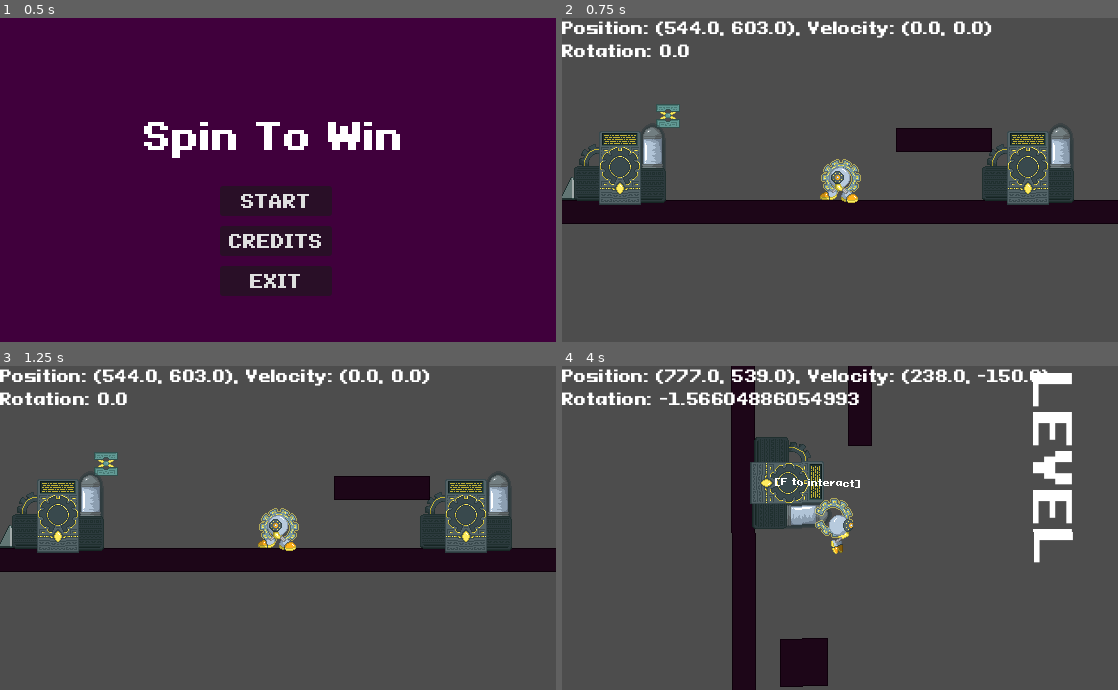
Above: before the commit, frames 1-4 (two rows, left to right).
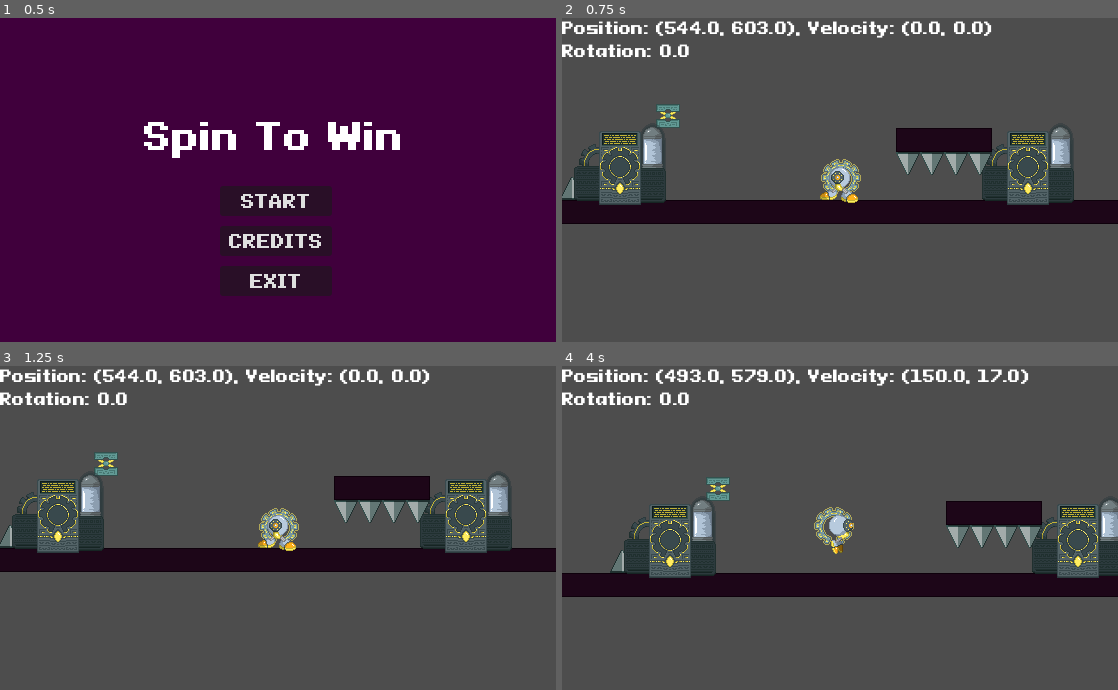
Above: after the commit, the same moments.

Repository: jakecolon3/cogwork
Game: Godot game, scene res://scenes/main.tscn
The game is run twice, just before and just after one commit, with the same random seed, the same clock (stepped at 60 frames per second) and the same inputs.
Inputs:
- Up to frame 1 (0.5 s): no input
- Up to frame 2 (0.75 s): click "START" at 0.5 s
- Up to frame 3 (1.25 s): no input
- Up to frame 4 (4 s): tap Enter at 1.25 s; hold Right (move_right) 1.28-2.78 s; tap X (interact) every 0.75 s from 1.35 to 3.6 s; tap Space (jump) at 1.52, 2.27, 3.77 s; hold Left (move_left) 2.78-3.53 s; hold Right (move_right) from 3.53 s (still down)

Frame 1 is identical in both runs. In frame 2, 0.7% of the frame differs, in the area x 60-78%, y 41-49%; in frame 3, 0.7%; in frame 4, 26%, in the area x 0-100%, y 0-100%.

Commit message:
fixed dying while attached

Diff:
--- a/scenes/test_level.tscn
+++ b/scenes/test_level.tscn
@@ -11,9 +11,9 @@
 
 [sub_resource type="Curve2D" id="Curve2D_tmr53"]
 _data = {
-"points": PackedVector2Array(0, 0, 0, 0, 0, 0, 0, 0, 0, 0, 0, -48, 0, 0, 0, 0, 48, -72, 0, 0, 0, 0, -48, -96, 0, 0, 0, 0, 0, 0)
+"points": PackedVector2Array(0, 0, 0, 0, 0, 0, 0, 0, 0, 0, 0, -48, 0, 0, 0, 0, 48, -72, 0, 0, 0, 0, -48, -96, 0, 0, 0, 0, 0, 0, 0, 0, 0, 0, 88, 44)
 }
-point_count = 5
+point_count = 6
 
 [node name="TestLevel" type="Node2D" unique_id=232982170]
 script = ExtResource("1_tmr53")
@@ -28,7 +28,6 @@
 
 [node name="Tiles" parent="." unique_id=416365497 instance=ExtResource("4_x4b8f")]
 tile_map_data = PackedByteArray("AAAAAAAAAAAAAAMAAQABAAAAAAACAAIAAQACAAAAAAACAAIAAQADAAAAAAACAAIAAQAAAAEAAAACAAIAAAAAAA …(2832 unchanged characters)…
-navigation_enabled = false
 
 [node name="SpawnLocation" type="Marker2D" parent="." unique_id=2008464599]
 position = Vector2(544, 600)
@@ -50,7 +49,7 @@
 
 [node name="Platform" parent="PlatformRotator" index="0" unique_id=1337940956]
 position = Vector2(-84, -36)
-tile_map_data = PackedByteArray("AAD+/wAAAAABAAAABwD//wAAAAACAAIAAQAAAAAAAAACAAIAAQABAAAAAAABAAAABgA=")
+tile_map_data = PackedByteArray("AAD+/wAAAAABAAAABwD//wAAAAACAAIAAQAAAAAAAAACAAIAAQABAAAAAAABAAAABgABAAEAAQAAAAAAADAAAAEAAQAAAAAAADD//wEAAQAAAAAAADD+/wEAAQAAAAAAADA=")
 
 [node name="Path2D" parent="PlatformRotator/Platform" index="0" unique_id=333065755]
 curve = SubResource("Curve2D_tmr53")
--- a/script/player.gd
+++ b/script/player.gd
@@ -78,6 +78,10 @@
 
 func die() -> void:
     player_died.emit()
+    if attached_to:
+        attached_to.detach()
+    set_deferred("attached", false)
+    set_deferred("attached_to", null)
     # TODO: level should handle this
     set_deferred("position", respawn_location)
     set_deferred("velocity", Vector2.ZERO)
